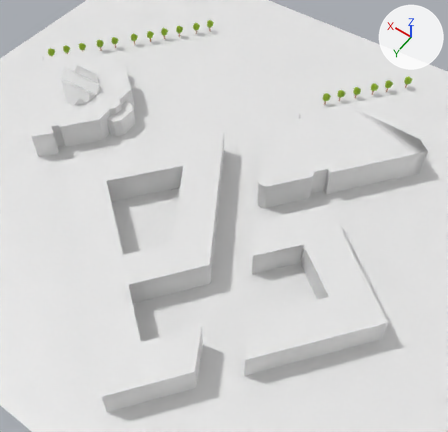
Two versions of the OBJ model animationsprojekt/meshes/Campus.obj, one commit apart.
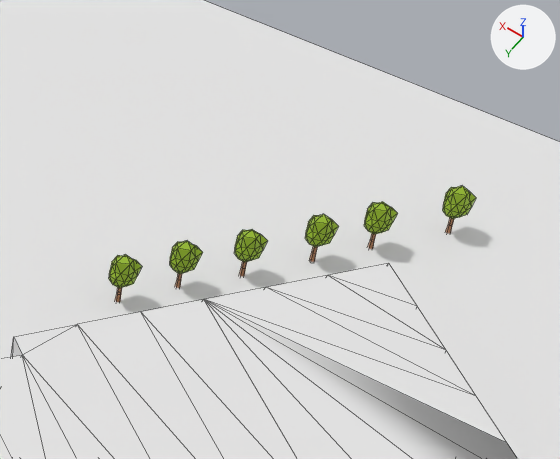
The first picture shows the older version from a camera (50 mm lens) standing at (-4.9, 13.4, 18.8) and looking at (4.0, 0.9, -0.8). The close-ups show both versions on the part from 66% to 97% of the width and 7% to 33% of the height of that picture; other places that the commit changed are outside them. The axes (+X, +Y, +Z) are drawn at upper right. The lights are the same throughout. The close-ups show mesh edges as thin lines. Where no turn or scale is listed for an object, it has been applied to the vertices. Vertices at the same position are counted once.

The scene before the commit, as lines of its bpy script (objects in view):
```python
ob_circle = bpy.data.objects.new('Circle', me_circle)
ob_circle.location = (0.0, 0.0, 0.0)
ob_circle_001 = bpy.data.objects.new('Circle.001', me_circle_001)
ob_circle_001.location = (0.0, 0.0, 0.0)
ob_circle_002 = bpy.data.objects.new('Circle.002', me_circle_002)
ob_circle_002.location = (0.0, 0.0, 0.0)
ob_circle_003 = bpy.data.objects.new('Circle.003', me_circle_003)
ob_circle_003.location = (0.0, 0.0, 0.0)
ob_circle_004 = bpy.data.objects.new('Circle.004', me_circle_004)
ob_circle_004.location = (0.0, 0.0, 0.0)
ob_circle_005 = bpy.data.objects.new('Circle.005', me_circle_005)
ob_circle_005.location = (0.0, 0.0, 0.0)
ob_plane = bpy.data.objects.new('Plane', me_plane)
ob_plane.location = (0.0, 0.0, 0.0)
# also in view: 'HSZ' at (1.5, -3.4, 0.6)
```
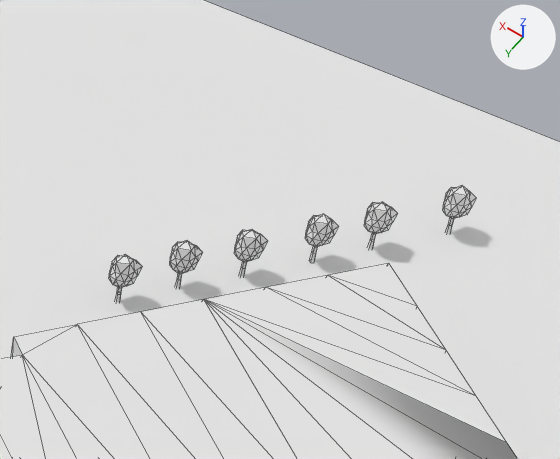
What changed in the scene script:
```text
Change me_circle:
    where me_circle.from_pydata(...)  # 57 vertices, 92 faces; spans x 3.463..3.776, y -6.503..-6.189, z -0.023..0.64
    used by ob_circle; location = (0.0, 0.0, 0.0)
    me_circle part 1: all 12 faces that had it switch from mat_brown (orange #b47e55) to no material
    me_circle part 2: all 80 faces that had it switch from mat_green (green #91b51c) to no material
Change me_circle_001:
    where me_circle_001.from_pydata(...)  # 57 vertices, 92 faces; spans x 3.042..3.358, y -7.085..-6.771, z -0.024..0.639
    used by ob_circle_001; location = (0.0, 0.0, 0.0)
    me_circle_001 part 3: all 12 faces that had it switch from mat_brown (orange #b47e55) to no material
    me_circle_001 part 4: all 80 faces that had it switch from mat_green (green #91b51c) to no material
Change me_circle_002:
    where me_circle_002.from_pydata(...)  # 57 vertices, 92 faces; spans x 2.561..2.875, y -7.663..-7.347, z -0.026..0.635
    used by ob_circle_002; location = (0.0, 0.0, 0.0)
    me_circle_002 part 5: all 12 faces that had it switch from mat_brown (orange #b47e55) to no material
    me_circle_002 part 6: all 80 faces that had it switch from mat_green (green #91b51c) to no material
Change me_circle_003:
    where me_circle_003.from_pydata(...)  # 57 vertices, 92 faces; spans x 2.045..2.359, y -8.331..-8.015, z -0.021..0.641
    used by ob_circle_003; location = (0.0, 0.0, 0.0)
    me_circle_003 part 7: all 12 faces that had it switch from mat_brown (orange #b47e55) to no material
    me_circle_003 part 8: all 80 faces that had it switch from mat_green (green #91b51c) to no material
Change me_circle_004:
    where me_circle_004.from_pydata(...)  # 57 vertices, 92 faces; spans x 1.614..1.931, y -8.893..-8.581, z -0.02..0.637
    used by ob_circle_004; location = (0.0, 0.0, 0.0)
    me_circle_004 part 9: all 12 faces that had it switch from mat_brown (orange #b47e55) to no material
    me_circle_004 part 10: all 80 faces that had it switch from mat_green (green #91b51c) to no material
Change me_circle_005:
    where me_circle_005.from_pydata(...)  # 57 vertices, 92 faces; spans x 1.027..1.34, y -9.637..-9.322, z -0.022..0.643
    used by ob_circle_005; location = (0.0, 0.0, 0.0)
    me_circle_005 part 11: all 12 faces that had it switch from mat_brown (orange #b47e55) to no material
    me_circle_005 part 12: all 80 faces that had it switch from mat_green (green #91b51c) to no material
```

What differs and where, as boxes (x1, y1, x2, y2) in the close-ups (560 x 459 px):
part 1 of me_circle, recoloured
    both: (115, 287, 122, 302)
part 2 of me_circle, recoloured (green to grey)
    both: (109, 255, 142, 288)
part 3 of me_circle_001, recoloured
    both: (175, 273, 182, 288)
part 4 of me_circle_001, recoloured (green to grey)
    both: (170, 241, 203, 274)
part 5 of me_circle_002, recoloured
    both: (240, 261, 247, 276)
part 6 of me_circle_002, recoloured (green to grey)
    both: (234, 229, 268, 262)
part 7 of me_circle_003, recoloured
    both: (310, 246, 317, 262)
part 8 of me_circle_003, recoloured (green to grey)
    both: (305, 214, 339, 247)
part 9 of me_circle_004, recoloured
    both: (368, 233, 376, 249)
part 10 of me_circle_004, recoloured (green to grey)
    both: (364, 202, 398, 234)
part 11 of me_circle_005, recoloured
    both: (446, 218, 454, 233)
part 12 of me_circle_005, recoloured (green to grey)
    both: (443, 186, 476, 219)
